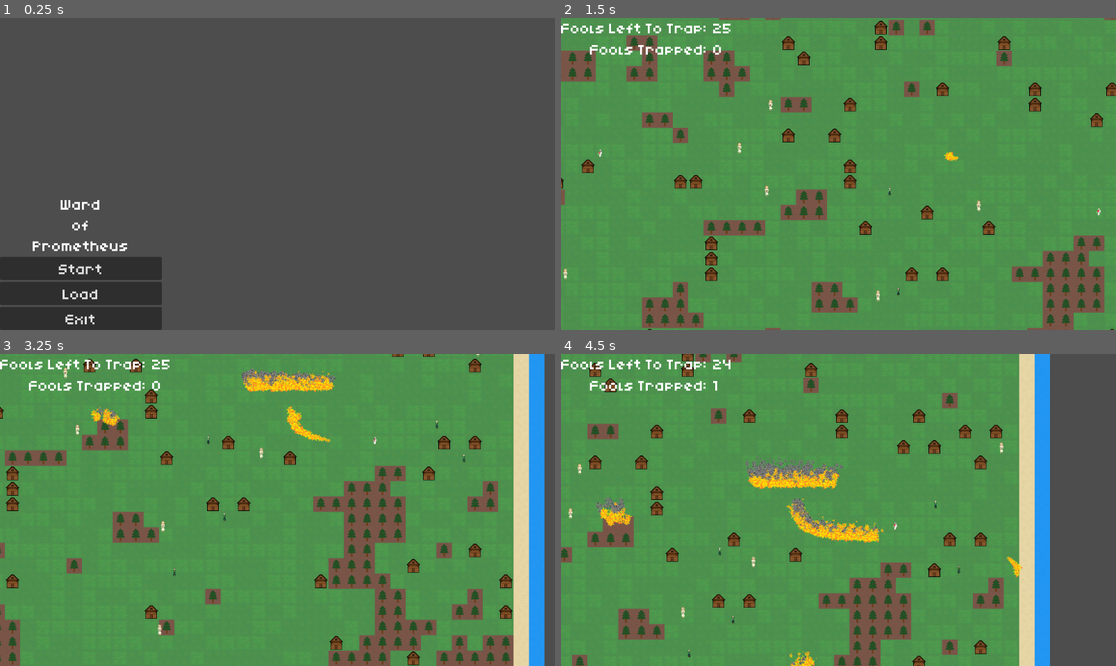
Above: before the commit, frames 1-4 (two rows, left to right).
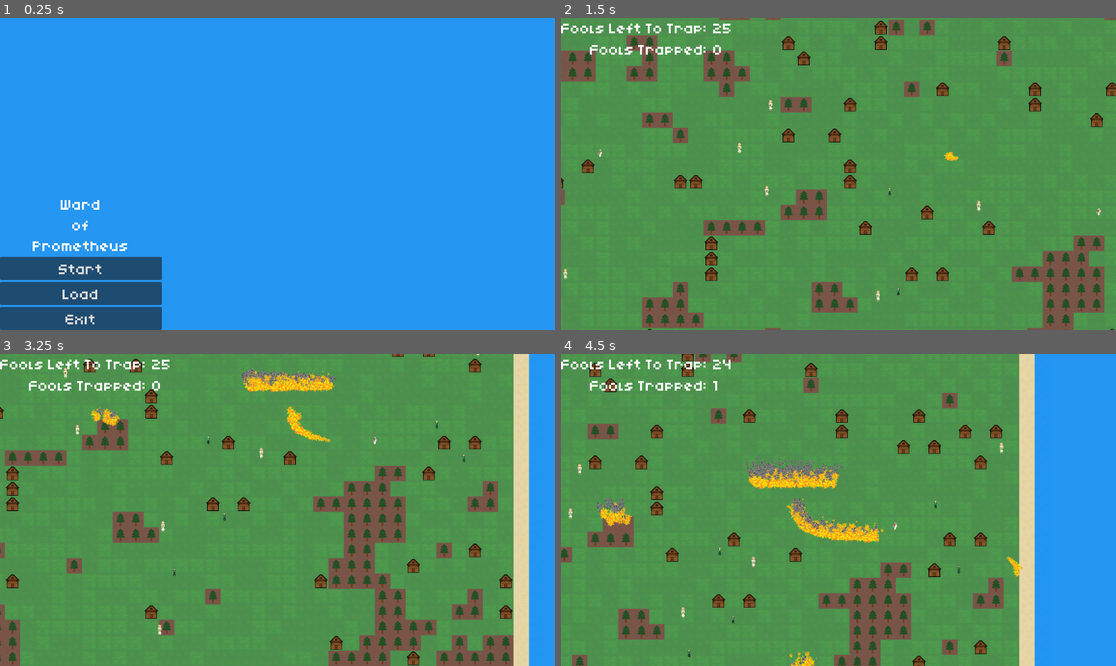
Above: after the commit, the same moments.

Repository: LDGamingExpress/Ward-of-Prometheus
Game: Godot game, scene res://MainMenu.tscn
The game is run twice, just before and just after one commit, with the same random seed, the same clock (stepped at 60 frames per second) and the same inputs. Before the commit the project has no main scene; this scene is started directly in both runs. The engine's default icon, where the game draws it, is replaced by a stand-in: a white triangle on a blue panel in a dark square.
Inputs (mouse positions are in pixels of both pictures, inside the frame that each line leads up to):
- Up to frame 1 (0.25 s): no input
- Up to frame 2 (1.5 s): click "Start" at 0.5 s; move the mouse to (960, 158) at 1.27 s; press the mouse at (960, 158) at 1.28 s; hold D (Right) from 1.28 s (still down)
- Up to frame 3 (3.25 s): move the mouse to (166, 525) at 2.02 s; release D (Right) at 2.03 s; release the mouse at (166, 525) at 2.03 s; hold S (Down) 2.03-2.78 s; click (166, 525) at 2.1 s; move the mouse to (333, 441) at 2.77 s; press the mouse at (333, 441) at 2.78 s; hold D (Right) from 2.78 s (still down)
- Up to frame 4 (4.5 s): move the mouse to (810, 572) at 3.52 s; release D (Right) at 3.53 s; release the mouse at (810, 572) at 3.53 s; hold W (Up) 3.53-4.28 s; click (810, 572) at 3.6 s; move the mouse to (1005, 556) at 4.27 s; press the mouse at (1005, 556) at 4.28 s; hold A (Left) from 4.28 s (still down)

The runs differ from the first frame. In frame 1, 100% of the frame differs, in the area x 0-100%, y 0-100%; in frame 2, nothing differs; in frame 3, 1.9%; in frame 4, 12%.

Commit message:
Small Fix

Diff:
--- a/ward-of-prometheus/MainMenu.tscn
+++ b/ward-of-prometheus/MainMenu.tscn
@@ -35,15 +35,18 @@
 
 [node name="StartButton" type="Button" parent="VBoxContainer"]
 layout_mode = 2
+mouse_default_cursor_shape = 2
 text = "Start"
 script = ExtResource("2_sq0fj")
 
 [node name="LoadButton" type="Button" parent="VBoxContainer"]
 layout_mode = 2
+mouse_default_cursor_shape = 2
 text = "Load"
 
 [node name="ExitButton" type="Button" parent="VBoxContainer"]
 layout_mode = 2
+mouse_default_cursor_shape = 2
 text = "Exit"
 script = ExtResource("3_h250o")
 
--- a/ward-of-prometheus/project.godot
+++ b/ward-of-prometheus/project.godot
@@ -11,6 +11,7 @@
 [application]
 
 config/name="Ward of Prometheus"
+run/main_scene="res://MainMenu.tscn"
 config/features=PackedStringArray("4.3", "Forward Plus")
 config/icon="res://icon.svg"
 
@@ -45,3 +46,7 @@
 "events": [Object(InputEventMouseButton,"resource_local_to_scene":false,"resource_name":"","device":-1,"window_id":0,"a …(253 unchanged characters)…
 ]
 }
+
+[rendering]
+
+environment/defaults/default_clear_color=Color(0.144887, 0.58705, 0.945059, 1)
Not shown, added: ward-of-prometheus/Textures/Greek_Roman_Soldier.jpg.import
